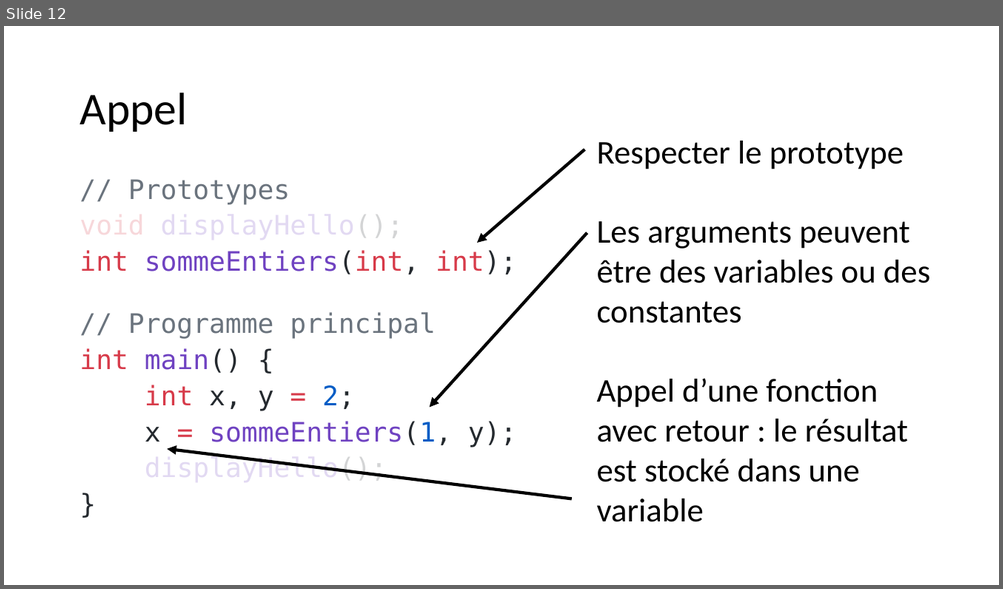
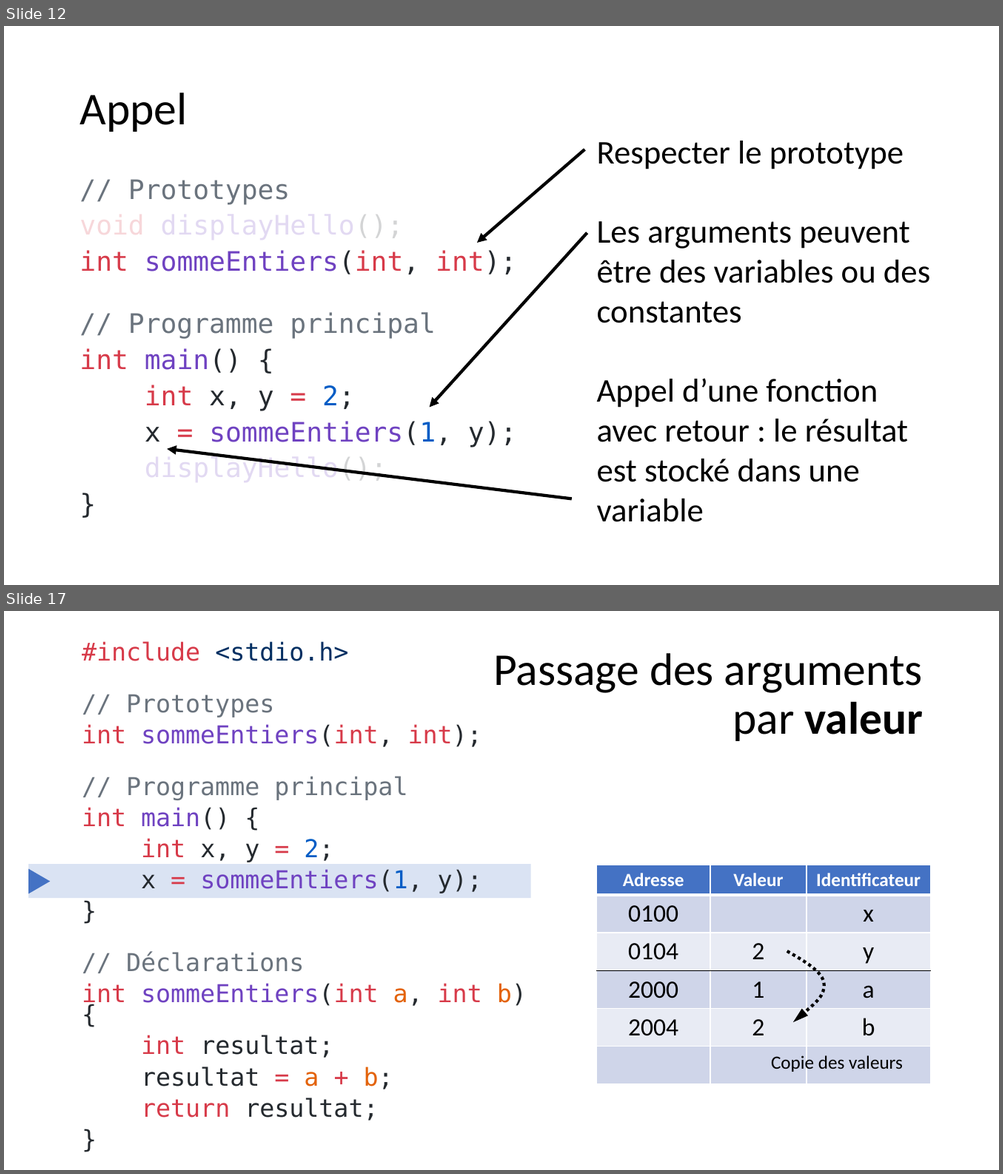
Before and after one commit to Firestorm49/bts-1, a slide deck: 02_C/05_Fonctions/Fonctions.pptx. Shown one above the other, each under a label of ours: slide 12 before the commit, slides 12 and 17 after it; the slides between them are not shown. The pictures are 1003x589 and 1003x1174 pixels, drawn with LibreOffice and Linux fonts; fonts in the diff are those of the drawing. Boxes give left, top, right and bottom in pixels: in the first picture for what was removed or moved away, otherwise in the second. Text is boxed around its words. In the diff, an @@ line names an element or a change of style, - is before the commit and + after.

```diff
--- a/02_C/05_Fonctions/Fonctions.pptx
+++ b/02_C/05_Fonctions/Fonctions.pptx
@@ slide 17 added at (4,611,999,1170), background #FFFFFF @@
@@ text added at (82,641,526,1121), 23.8 pt, text #24292E @@
+#include <stdio.h>
+// Prototypes
+int sommeEntiers(int, int);
+// Programme principal
+int main() {
+int x, y = 2;
+x = sommeEntiers(1, y);
+}
+// Déclarations
+int sommeEntiers(int a, int b) {
+int resultat;
+resultat = a + b;
+return resultat;
+}
@@ title added at (493,653,923,741), 44 pt, text #000000 @@
+Passage des arguments
+par valeur
@@ rectangle added at (28,865,531,899), fill #DAE3F3 @@
@@ triangle added at (28,869,51,894), fill #4472C4 @@
@@ table added at (597,865,930,1082), 6 rows, 3 columns @@
+Adresse | Valeur | Identificateur
+0100 |  | x
+0104 | 2 | y
+2000 | 1 | a
+2004 | 2 | b
+ |  | 
@@ freeform shape added at (787,951,823,1022), outline #000000 3 pt dashed @@
@@ text added at (771,1054,902,1074), 18 pt, text #000000 @@
+Copie des valeurs
```
Also in this commit, not shown: 1 slide changed, 11 other slides added, 6 other files.
